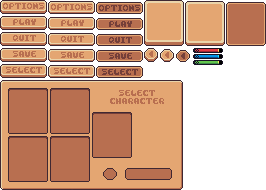
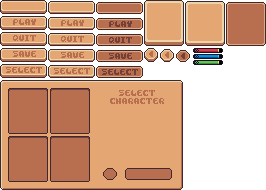
Comparing the layer stacks of the two 266px x 190px images. Changes:
painted on "Layer 28" over [92, 112, 132, 158]
painted on "Layer 22" over [3, 3, 140, 11]
